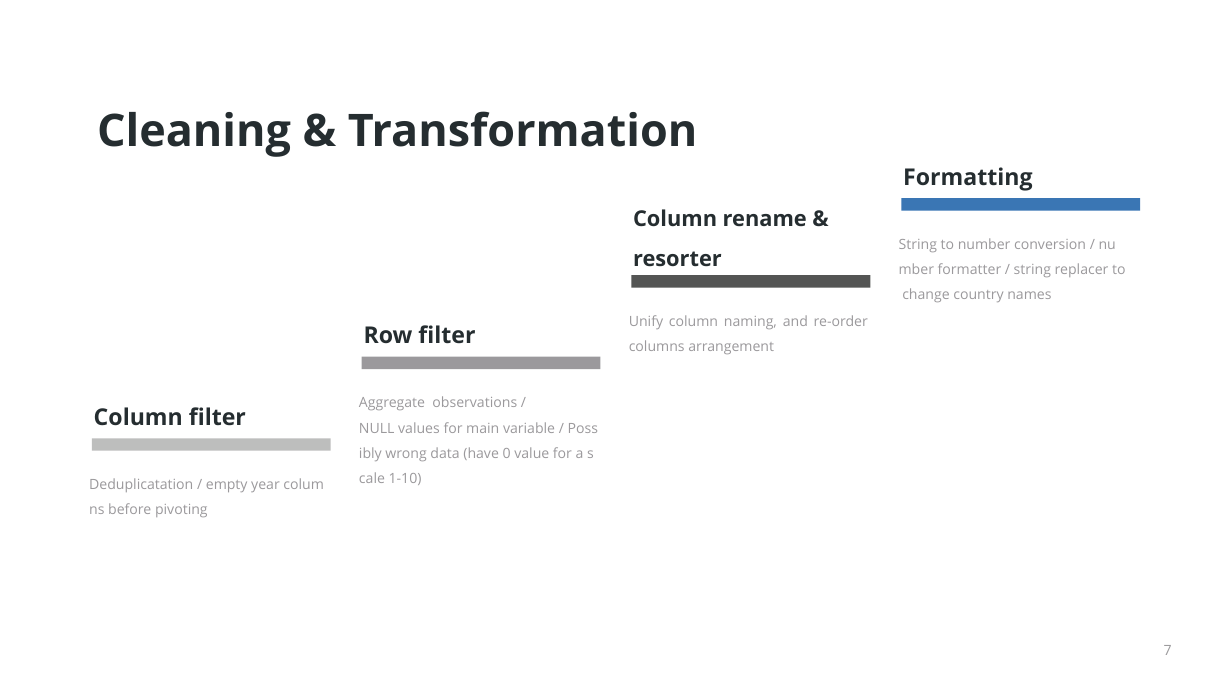
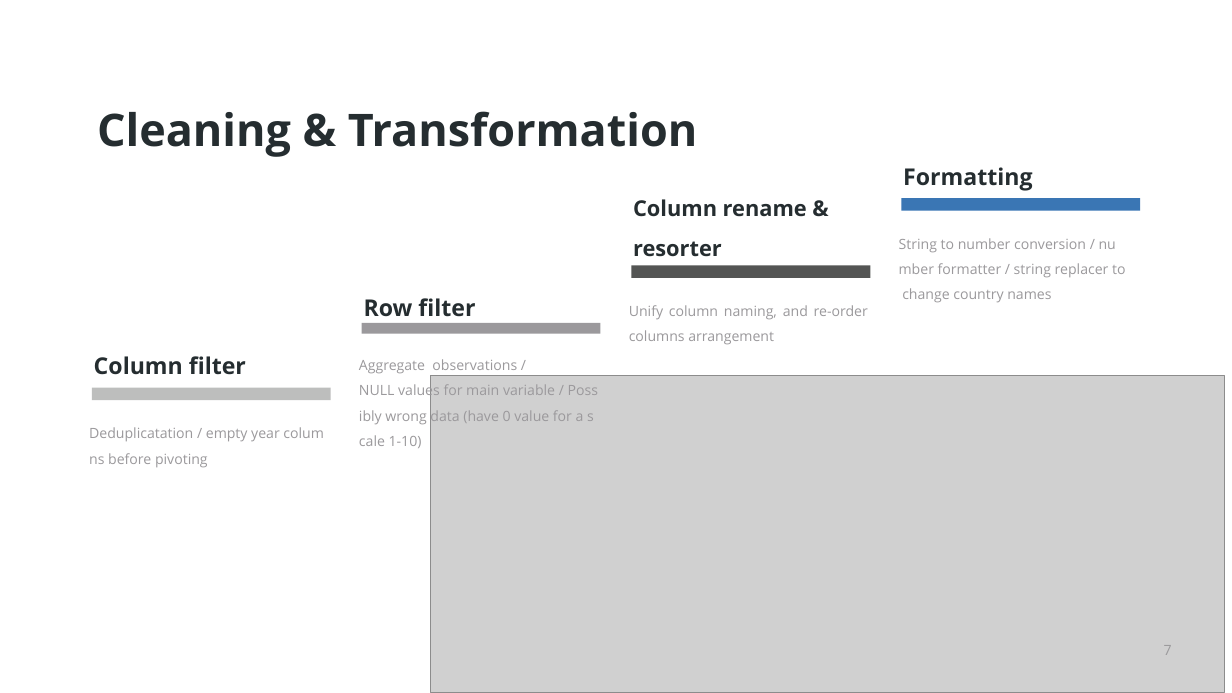
Before and after one commit to hushva/Term_DE2, a slide deck: slide 7 of DE2_presentation.pptx. Drawn at 1232x693 pixels with LibreOffice and Linux fonts; fonts in the diff are those of the drawing; grey boxes stand for pictures. Boxes give left, top, right and bottom in pixels: in the first picture for what was removed or moved away, otherwise in the second. Text is boxed around its words. In the diff, an @@ line names an element or a change of style, - is before the commit and + after.

Commit message:
new pic

```diff
--- a/DE2_presentation.pptx
+++ b/DE2_presentation.pptx
@@ 2 texts, 1 rectangle: place and size @@
-2 texts, 1 rectangle at box(629, 209, 870, 354)
+2 texts, 1 rectangle at box(629, 199, 870, 344)
@@ text "Row filter": place and size @@
-text "Row filter" at box(364, 325, 475, 344)
+text "Row filter" at box(364, 298, 475, 317)
@@ rectangle: place and size @@
-rectangle at box(362, 357, 601, 369)
+rectangle at box(362, 323, 601, 334)
@@ text "Aggregate observations / NULL values ...": place and size @@
-text "Aggregate observations / NULL values ..." at box(359, 396, 584, 485)
+text "Aggregate observations / NULL values ..." at box(359, 359, 584, 448)
@@ 2 texts, 1 rectangle: place and size @@
-2 texts, 1 rectangle at box(89, 407, 331, 517)
+2 texts, 1 rectangle at box(89, 356, 331, 467)
@@ picture added at box(430, 376, 1225, 692) @@
```
